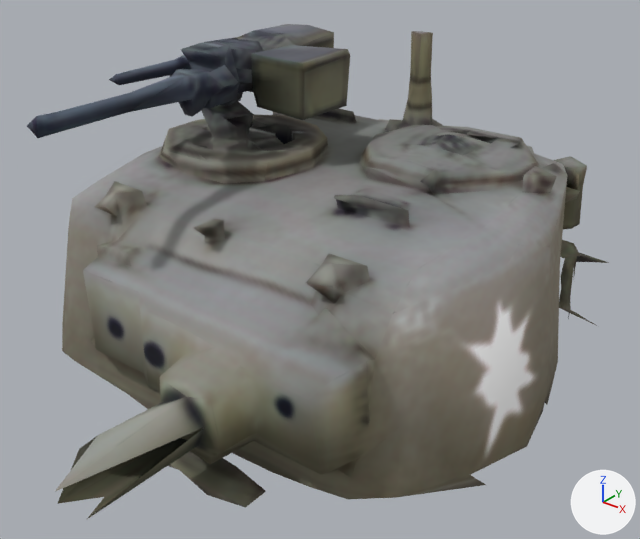
The OBJ model unity/Assets/_Game/Resources/Models/sherman_turret.obj, before and after one commit.
Camera for both pictures: a camera (50 mm lens) standing at (2.71, -3.26, 2.33) and looking at (0.3, -0.25, 0.46). The axes (+X, +Y, +Z) are drawn at lower right. The lights are the same throughout. The first picture is the older version. Where no turn or scale is listed for an object, it has been applied to the vertices. Vertices at exactly the same position are counted once.

The first picture shows 'sherman_turret'.
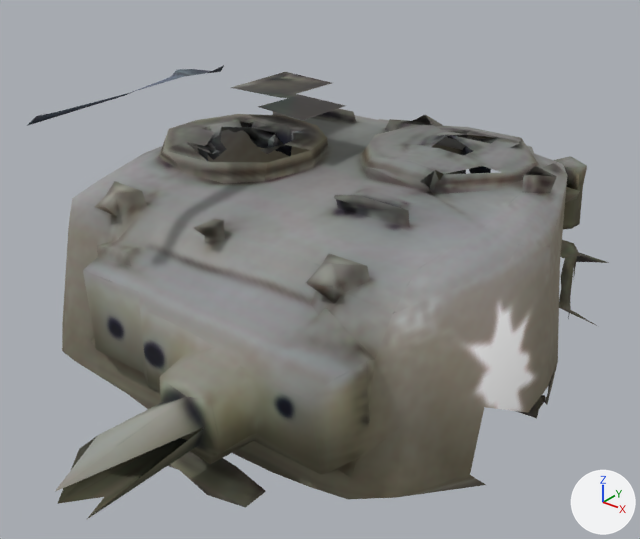
What the commit changed:
me_sherman_turret is used by ob_sherman_turret; location (0.0, 0.0, 0.0).
Verts and faces of me_sherman_turret; kept vertices keep their numbers, new ones are numbered from 801.
Before the commit, vertices of me_sherman_turret: 111 (1.4, -0.59, 0.33) at pixel (484, 407), 114 (1.43, -0.71, 0.08) at pixel (469, 474), 121 (1.47, -0.34, 0.19) at pixel (528, 412), 122 (1.48, -0.32, 0.01) at pixel (526, 446), 125 (1.46, -0.12, 0.2) at pixel (547, 387).
Before the commit, vertices of me_sherman_turret: 493 (1.43, -0.05, 0.08) at pixel (545, 400), 494 (1.42, -0.1, 0.06), 496 (1.43, -0.12, 0.02), 503 (1.38, 0.16, 0.16) at pixel (557, 362), 513 (1.42, -0.06, 0.02) at pixel (542, 411).
me_sherman_turret had 801 vertices, 1515 faces and spanned x -1.06..1.48, y -2.04..1.73, z -0.04..1.48.
me_sherman_turret now has 596 vertices, 1021 faces and spans x -1.06..1.47, y -2.04..1.73, z -0.04..1.42.
Part 1, on me_sherman_turret:
198 vertices are removed from x -0.59..0.71, y -1.39..0.79, z 0.94..1.48.
480 faces are deleted.
Part 2, on me_sherman_turret:
Vertices deleted: 122, 513 (with the faces that use them).
Faces deleted: (111, 114, 121), (125, 493, 503).
Other edits to the shape of me_sherman_turret do not show in these pictures.

Changed parts and their boxes [x1, y1, x2, y2] in the pictures (640 x 539 px):
'sherman_turret', reshaped (8% shorter): before [27, 24, 609, 520]; after [27, 65, 609, 520]
part 1 of me_sherman_turret, deleted: before [27, 24, 555, 188]
part 2 of me_sherman_turret, deleted: before [470, 365, 557, 475]
